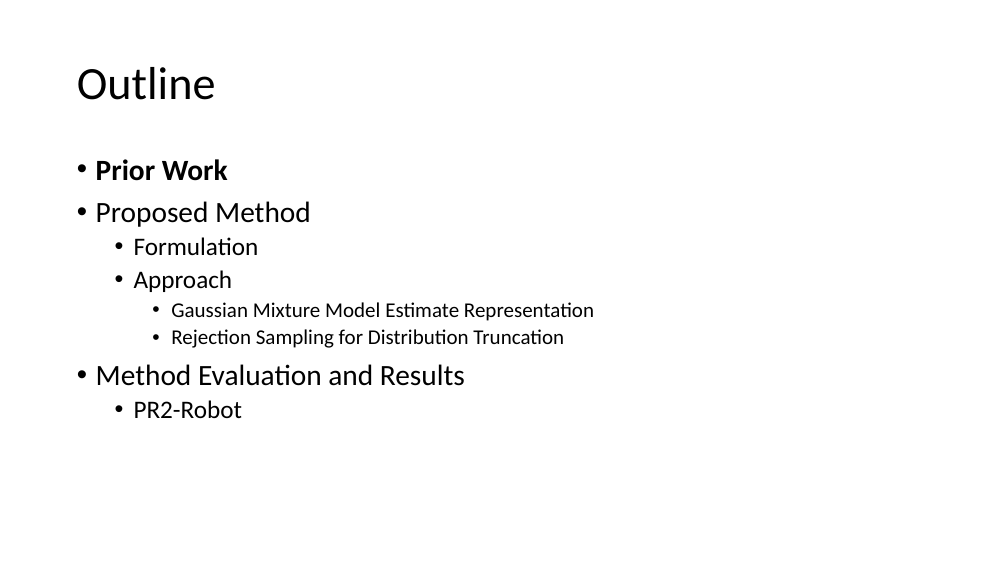
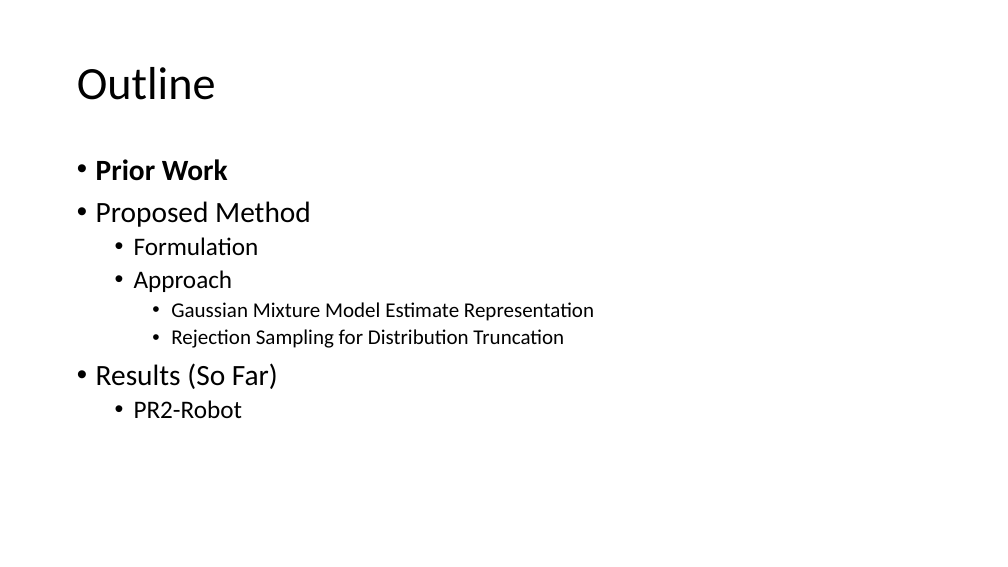
Before and after one commit to ajaayc/Probability-of-Collision-for-Safe-Planning, a slide deck: slide 5 of presentation_4.16.18/presentation_4.16.pptx. Drawn at 1008x567 pixels with LibreOffice and Linux fonts; fonts in the diff are those of the drawing. Boxes give left, top, right and bottom in pixels: in the first picture for what was removed or moved away, otherwise in the second. Text is boxed around its words. In the diff, an @@ line names an element or a change of style, - is before the commit and + after.

```diff
--- a/presentation_4.16.18/presentation_4.16.pptx
+++ b/presentation_4.16.18/presentation_4.16.pptx
@@ text at (96, 363, 278, 389): text changed @@
-• Method Evaluation and Results
+• Results (So Far)
```
Also in this commit, not shown: 12 other slides changed, 9 slides added, 42 slides removed, 5 other files.
